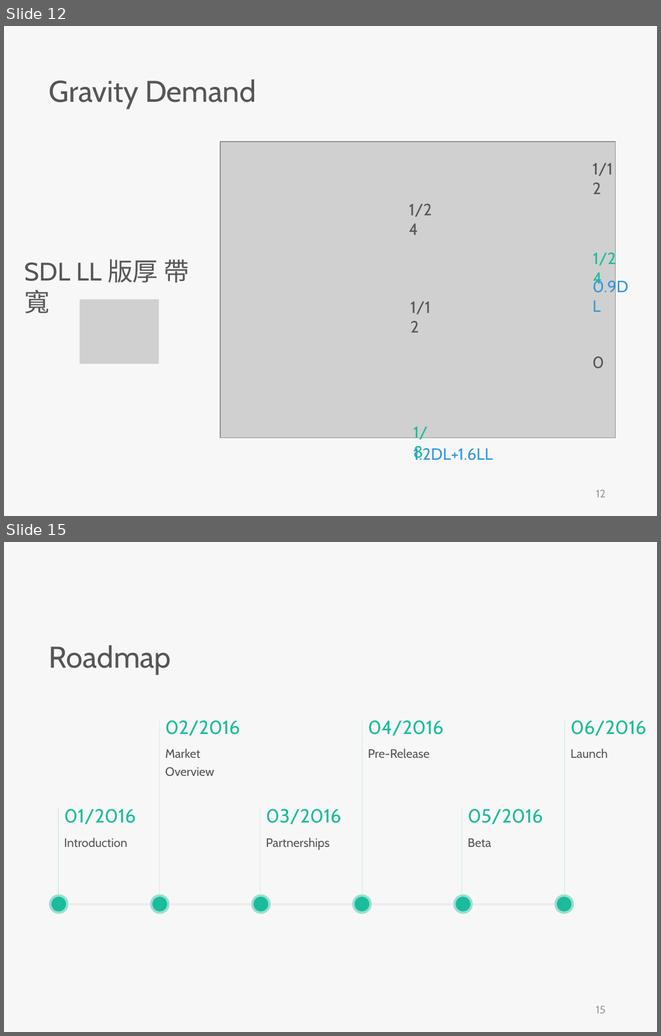
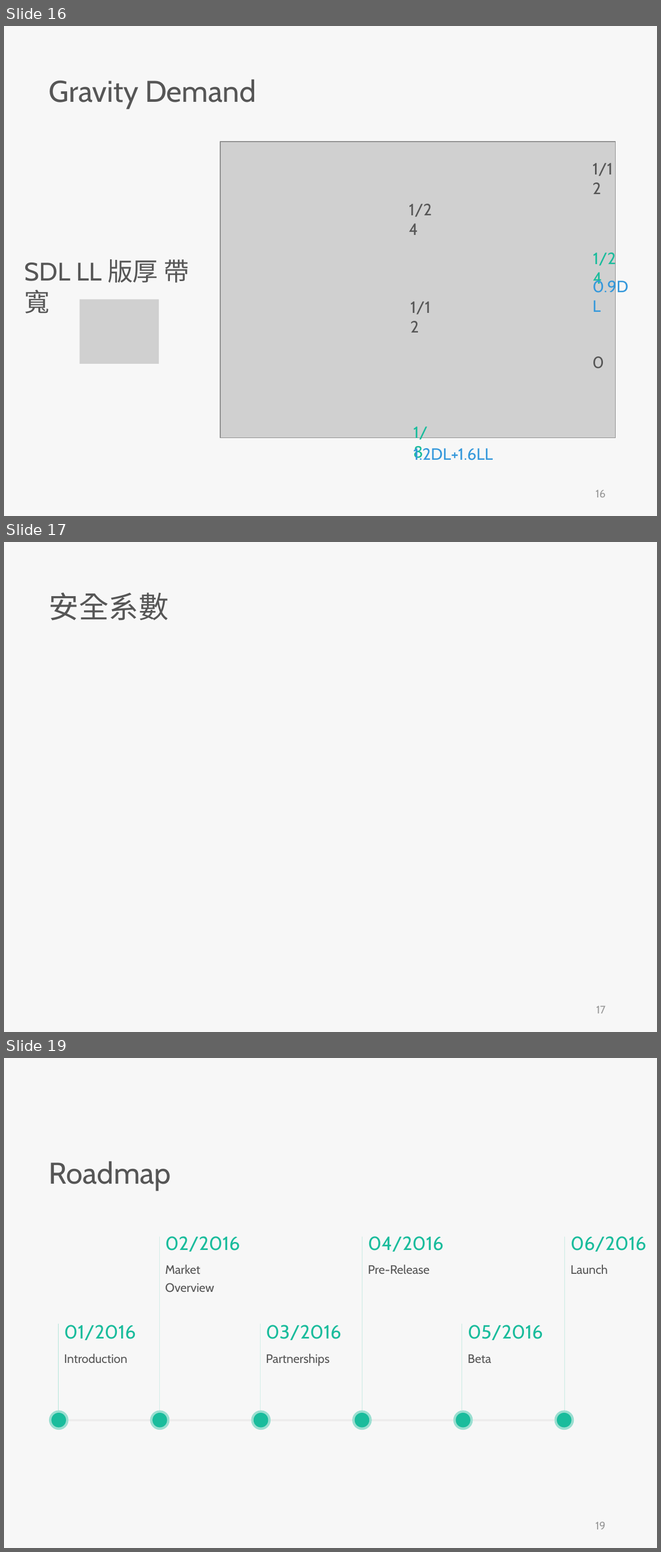
Before and after one commit to skyran1278/VbaProject, a slide deck: 20180126_SmartSplice/20180808_Meeting/SmartSplice.pptx. Shown one above the other, each under a label of ours: slides 12 and 15 before the commit, slides 16, 17 and 19 after it; the slides between them are not shown. The pictures are 661x1036 and 661x1552 pixels, drawn with LibreOffice and Linux fonts; fonts in the diff are those of the drawing; grey boxes stand for pictures. Boxes give left, top, right and bottom in pixels: in the first picture for what was removed or moved away, otherwise in the second. Text is boxed around its words. In the diff, an @@ line names an element or a change of style, - is before the commit and + after.

```diff
--- a/20180126_SmartSplice/20180808_Meeting/SmartSplice.pptx
+++ b/20180126_SmartSplice/20180808_Meeting/SmartSplice.pptx
@@ slide 17 added at [4,542,657,1032], background #F7F7F7 @@
@@ text added at [49,592,169,620], 33 pt, text #565656 @@
+安全系數
@@ page number added at [596,1006,606,1013], 12 pt, text #9A9A9A @@
+17
@@ what was slide 12 is now slide 16 @@
@@ page number at [595,490,606,497]: text changed @@
-12
+16
@@ what was slide 15 is now slide 19 @@
@@ page number at [595,1521,606,1529]: text changed @@
-15
+19
```
Also in this commit, not shown: 6 other slides added, 3 slides removed, 4 other files.
